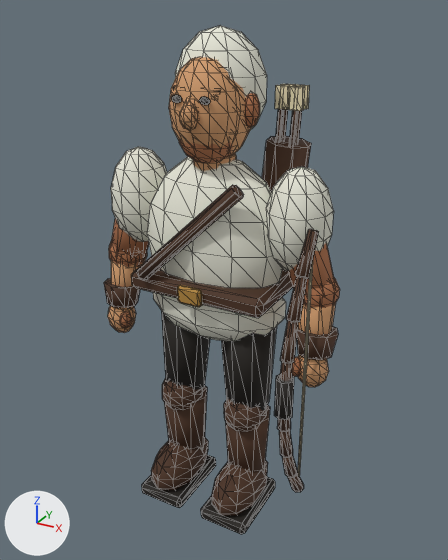
One commit to the glTF model public/assets/archer.glb: the scene before it, then after it.
One viewpoint serves both versions: a camera (50 mm lens) standing at (1.085, -1.901, 1.951) and looking at (0.106, -0.122, 1.062). Lighting does not change. The marker at lower left points along +X, +Y and +Z. The first picture is the older version. Mesh edges are drawn as thin lines. Vertices at exactly the same position are counted once.

The older version as bpy lines, for what is in view:
```python
me_sphere = bpy.data.meshes.new('Sphere')
me_sphere.from_pydata(...)  # 1942 vertices, 3624 faces; spans x -0.51..0.51, y -0.33..0.31, z 0.01..1.9
# faces by material slot: [648, 2976]
me_sphere.materials.append(mat_team_cloth)  # picture img_tabletop_palette
me_sphere.materials.append(mat_painted_palette)  # picture img_tabletop_palette
ob_archer_painted_model = bpy.data.objects.new('Archer painted model', me_sphere)
ob_archer_painted_model.location = (0.0, 0.0, 0.0)
```
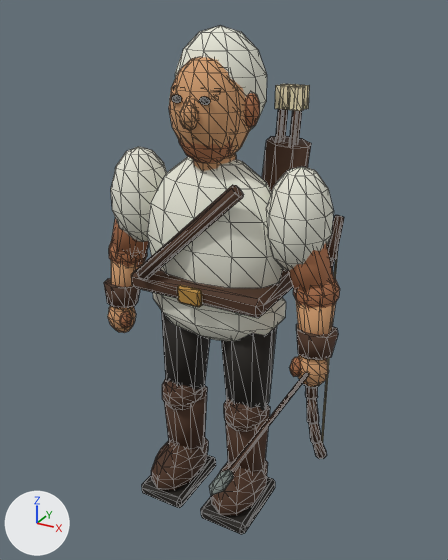
Changed parts and their boxes (x1, y1, x2, y2) in the pictures (448 x 560 px; the box of a moved part takes in the faces that stretch with it):
'Archer painted model', reshaped: before (104, 26, 340, 534); after (104, 26, 344, 534)
part 1 of me_sphere, moved or reshaped: before (288, 473, 304, 492); after (313, 441, 327, 459)
part 2 of me_sphere, moved or reshaped: before (282, 455, 297, 478); after (309, 422, 322, 444)
part 3 of me_sphere, moved or reshaped: before (279, 430, 293, 458); after (307, 398, 319, 424)
part 4 of me_sphere, moved or reshaped: before (277, 419, 291, 432); after (305, 387, 318, 400)
part 5 of me_sphere, moved or reshaped (not visible afterwards): before (280, 362, 292, 381)
part 6 of me_sphere, moved or reshaped (not visible afterwards): before (280, 320, 298, 363)
part 7 of me_sphere, moved or reshaped (mostly hidden afterwards): before (286, 276, 307, 322); after (330, 258, 334, 270)
part 8 of me_sphere, moved or reshaped: before (295, 229, 319, 279); after (327, 215, 344, 260)
part 9 of me_sphere, added (mostly hidden): after (227, 372, 309, 472)
part 10 of me_sphere, added: after (209, 469, 234, 495)
part 11 of me_sphere, moved or reshaped (mostly hidden afterwards): before (274, 374, 294, 420); after (303, 384, 320, 388)
part 12 of me_sphere, deleted: before (298, 262, 313, 477)
part 13 of me_sphere, built on: before (294, 111, 301, 143); after (294, 111, 338, 442)

The edits, one by one:
me_sphere is used by ob_archer_painted_model.
me_sphere had 1942 vertices, 3624 faces and spanned x -0.51..0.51, y -0.33..0.31, z 0.01..1.9.
me_sphere now has 1975 vertices, 3680 faces and spans x -0.51..0.51, y -0.78..0.31, z 0.01..1.9.
me_sphere part 1: the loose piece of 16 vertices spanning x 0.41..0.45, y -0.21..-0.1, z 0.25..0.4 is moved by (0.0, 0.26, -0.02).
me_sphere part 2: the loose piece of 16 vertices spanning x 0.41..0.45, y -0.27..-0.18, z 0.38..0.53 is moved by (0.0, 0.25, -0.03).
me_sphere part 3: the loose piece of 16 vertices spanning x 0.41..0.45, y -0.31..-0.23, z 0.51..0.65 is moved by (0.0, 0.25, -0.03).
me_sphere part 4: the loose piece of 16 vertices spanning x 0.41..0.45, y -0.32..-0.26, z 0.65..0.78 is moved by (0.0, 0.25, -0.02).
me_sphere part 5: the loose piece of 16 vertices spanning x 0.41..0.45, y -0.32..-0.27, z 0.78..0.91 is moved by (0.0, 0.25, -0.03).
me_sphere part 6: the loose piece of 16 vertices spanning x 0.41..0.45, y -0.31..-0.24, z 0.9..1.04 is moved by (0.0, 0.25, -0.02).
me_sphere part 7: the loose piece of 16 vertices spanning x 0.41..0.45, y -0.28..-0.18, z 1.03..1.18 is moved by (0.0, 0.25, -0.03).
me_sphere part 8: the loose piece of 16 vertices spanning x 0.41..0.45, y -0.22..-0.1, z 1.16..1.31 is moved by (0.0, 0.26, -0.03).
me_sphere part 9: a new loose piece, a 6-sided cylinder along y spanning x 0.423..0.437, y -0.715..0.135, z 0.747..0.763, in mat_painted_palette (picture img_tabletop_palette).
me_sphere part 10: a new loose piece, a UV sphere (6 segments, 4 rings, poles along z) spanning x 0.408..0.452, y -0.785..-0.665, z 0.74..0.77, in mat_painted_palette (picture img_tabletop_palette).
me_sphere part 11: the loose piece of 16 vertices spanning x 0.4..0.46, y -0.33..-0.27, z 0.71..0.85 is moved by (0.0, 0.25, -0.02).
me_sphere part 12: the loose piece of 8 vertices spanning x 0.43, y -0.13..-0.11, z 0.26..1.3 is deleted.
Part 13, on me_sphere:
2 vertices are removed from x 0.19..0.22, y 0.24, z 1.21..1.7.
11 faces are deleted.
2 vertices move within x 0.19..0.22, y 0.23, z 1.21..1.7.
11 vertices are added at x 0.19..0.43, y 0.14..0.23, z 0.24..1.7.
23 new faces join them, mat_painted_palette (picture img_tabletop_palette).
Other edits to the shape of me_sphere do not show in these pictures.
